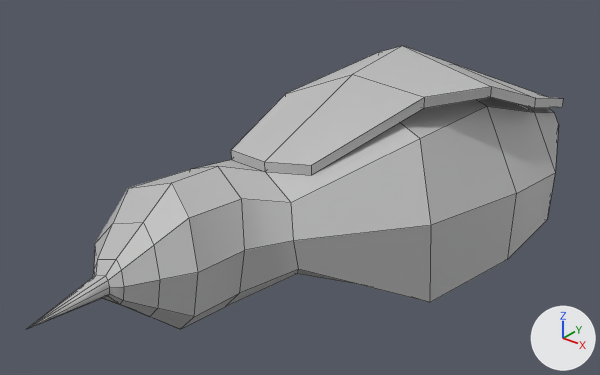
An edit to the FBX model src/InMemorian/Assets/models/pajarito.fbx, drawn before and after from the same camera.
One viewpoint serves both versions: a camera (50 mm lens) standing at (0.518, -0.833, 0.564) and looking at (-0.001, -0.185, 0.162). The axes (+X, +Y, +Z) are drawn at lower right. The lights are the same throughout. Mesh edges are drawn as thin lines. Vertices at the same position are counted once.
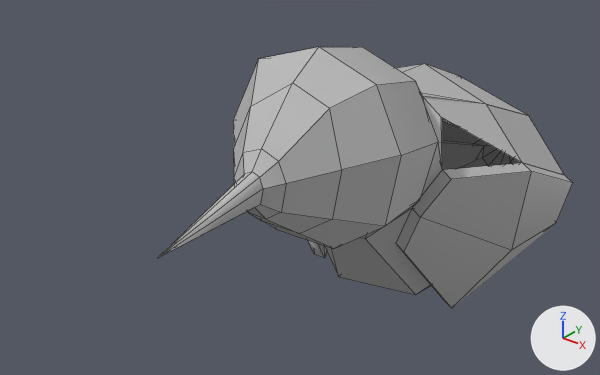
Where the change shows, as pixel boxes [x1, y1, x2, y2] in the pictures (600 x 375 px):
'pCylinder1', reshaped, turned
    before: [28, 46, 563, 329]
    after: [158, 47, 572, 308]
part 1 of me_mesh, built on
    before: [294, 46, 563, 302]
    after: [308, 93, 564, 305]

The change, as a diff of the scene's bpy script:
```diff
--- a/src/InMemorian/Assets/models/pajarito.fbx.py
+++ b/src/InMemorian/Assets/models/pajarito.fbx.py
@@ me_mesh @@
 # used by ob_pcylinder1; location = (0.0665, 0.1378, 0.1364); rotation_euler = (-3.142, -1.571, 0.0), in degrees (-180, -90, 0); scale = (0.00142, 0.00142, 0.00142)
-me_mesh.from_pydata(...)  # 117 vertices, 123 faces; spans x -86.0..102.0, y -54.0..449.0, z -168.0..93.0
+me_mesh.from_pydata(...)  # 136 vertices, 141 faces; spans x -96.0..102.0, y -54.0..449.0, z -168.0..100.0
+# me_mesh part 1
+# 1 vertex is removed from x 11.0, y 167.0, z -121.0
+# 8 faces are deleted
+# 3 vertices in x 77.0..97.0, y 77.0..129.0, z 58.0..73.0 move by (-9.0, 0.0, -14.0)
+# 6 vertices move from x -57.0..68.0, y 56.0..202.0, z 60.0..93.0 to x -51.0..60.0, y 56.0..202.0, z 48.0..81.0
+# 20 vertices are added at x -96.0..5.0, y -51.0..251.0, z -93.0..100.0
+# 26 new faces join them
 me_mesh.materials.append(mat_lambert1)
@@ ob_pcylinder1 @@
 ob_pcylinder1.location = (0.0665, 0.1378, 0.1364)
-ob_pcylinder1.rotation_euler = (-3.142, -1.571, 0.0)  # degrees (-180, -90, 0)
+ob_pcylinder1.rotation_euler = (-3.142, 0.554, 0.0)  # degrees (-180, 32, 0)
 ob_pcylinder1.scale = (0.00142, 0.00142, 0.00142)
```
